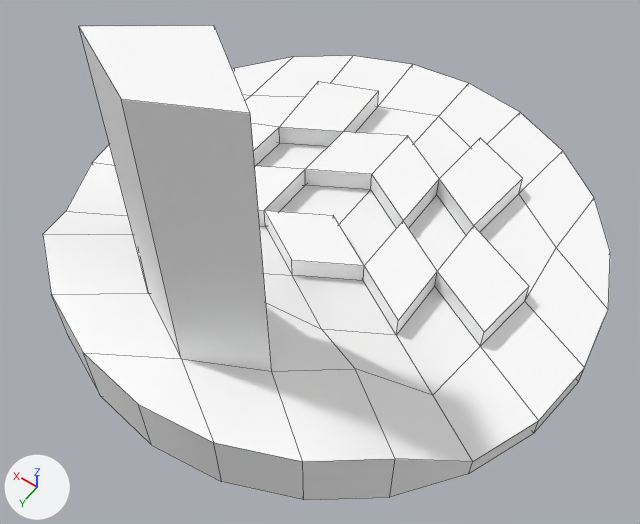
Two versions of the FBX model An Odd Time in Space - GDS210-3/Assets/Custom Assets/Telepad.fbx, one commit apart.
Both versions are drawn from a 50 mm camera at (-0.136, 0.2, 0.298) aimed at (-0.02, 0.037, 0.042). Arrows for +X, +Y and +Z are at lower left; the lights stay in place. Mesh edges are drawn as thin lines. Where no turn or scale is listed for an object, it has been applied to the vertices. Vertices at the same position are counted once.

The first picture shows 'pDisc1'.
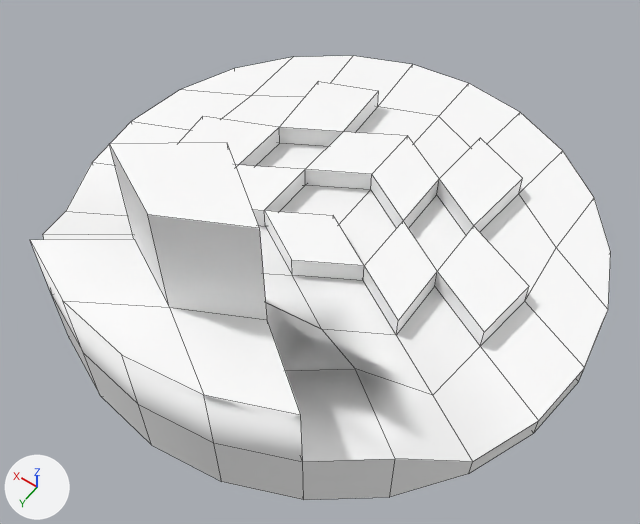
The newer file is also rescaled (x3.203), turned or shifted as a whole; pictures and numbers use the older file's frame.

What differs and where, as boxes (x1, y1, x2, y2) in the pictures (640 x 524 px):
'pDisc1', reshaped (6% shorter)
    before: (43, 26, 610, 500)
    after: (30, 56, 610, 500)
part 1 of me_mesh, built on
    before: (52, 26, 303, 462)
    after: (30, 143, 303, 462)

The change in detail:
me_mesh is used by ob_pdisc1; location (0.0, 0.0, 0.0).
me_mesh had 150 vertices, 158 faces and spanned x -0.116..0.116, y -0.116..0.116, z 0.0..0.151.
me_mesh now has 162 vertices, 170 faces and spans x -0.116..0.116, y -0.116..0.116, z 0.0..0.108.
Part 1, on me_mesh:
3 faces are deleted.
4 vertices in x -0.029..0.029, y 0.058..0.093, z 0.151 move by (0.0, 0.0, -0.043).
4 vertices are added at (-0.025, 0.043, 0.01), (0.0, 0.058, 0.031), (-0.029, 0.079, 0.031), (-0.052, 0.061, 0.031).
8 new vertices lie (0.0, 0.0, 0.031) away from vertices in x -0.058..0.058, y 0.079..0.116, z 0.031.
15 new faces join them, mat_lowerpad (its picture is missing).
